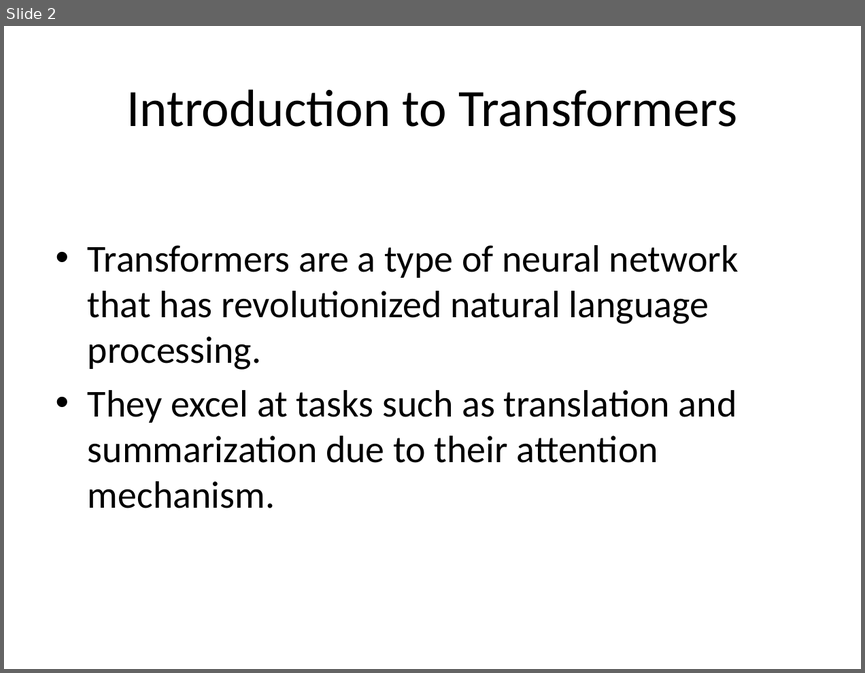
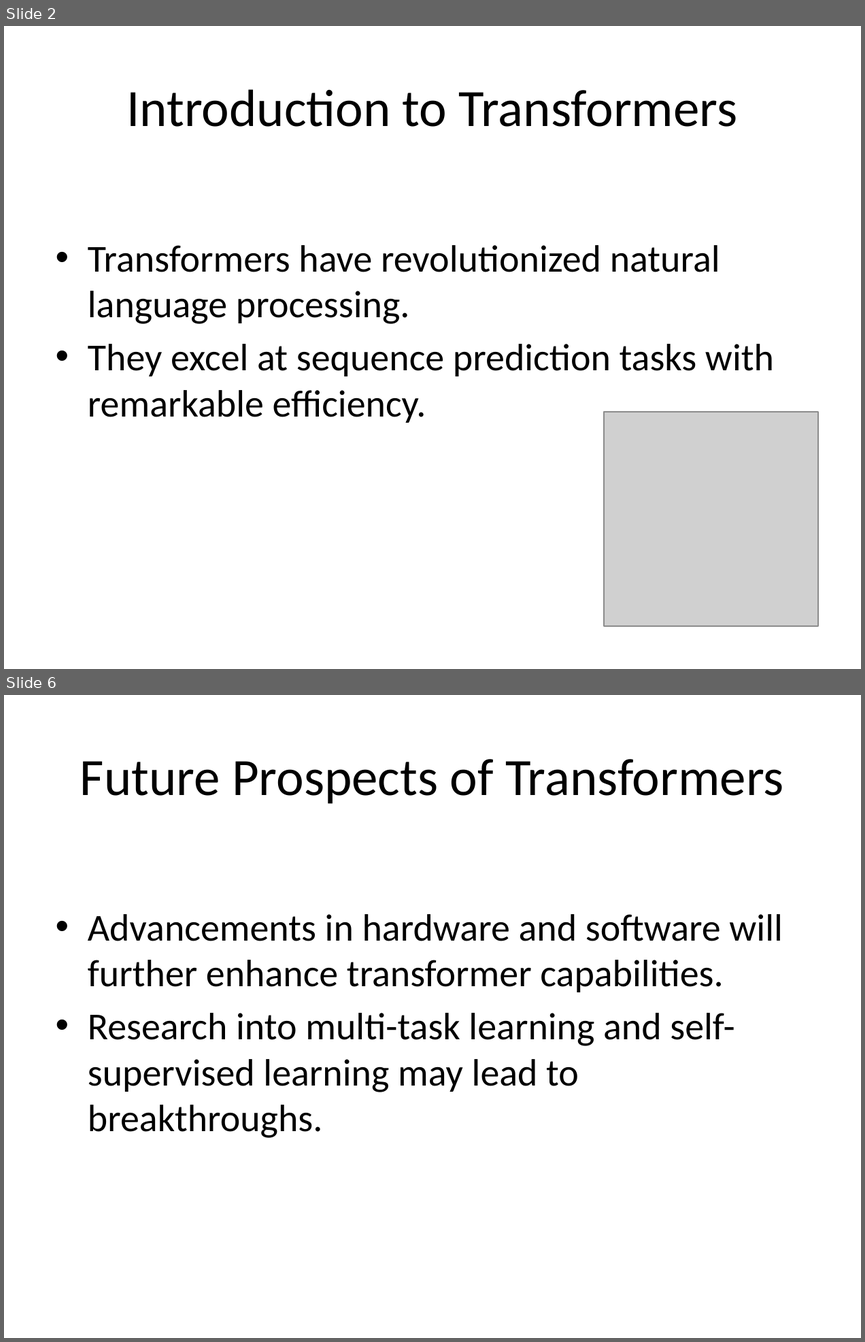
Before and after one commit to Kietnehi/AI-AGENT, a slide deck: backend/slides/presentation_generate_slide_for_explain_arc.pptx. Shown one above the other, each under a label of ours: slide 2 before the commit, slides 2 and 6 after it; the slides between them are not shown. The pictures are 865x673 and 865x1342 pixels, drawn with LibreOffice and Linux fonts; fonts in the diff are those of the drawing; grey boxes stand for pictures. Boxes give left, top, right and bottom in pixels: in the first picture for what was removed or moved away, otherwise in the second. Text is boxed around its words. In the diff, an @@ line names an element or a change of style, - is before the commit and + after.

```diff
--- a/backend/slides/presentation_generate_slide_for_explain_arc.pptx
+++ b/backend/slides/presentation_generate_slide_for_explain_arc.pptx
@@ slide 6 added at (x1=4, y1=695, x2=861, y2=1338), background #FFFFFF @@
@@ title added at (x1=80, y1=759, x2=784, y2=804), 44 pt, text #000000 @@
+Future Prospects of Transformers
@@ text added at (x1=88, y1=914, x2=783, y2=1138), 32 pt, text #000000 @@
+• Advancements in hardware and software will further enhance transformer capabilities.
+• Research into multi-task learning and self-supervised learning may lead to breakthroughs.
@@ slide 2 changed as well @@
@@ text at (x1=88, y1=245, x2=774, y2=422): text changed @@
-• Transformers are a type of neural network that has revolutionized natural language processing.
-• They excel at tasks such as translation and summarization due to their attention mechanism.
+• Transformers have revolutionized natural language processing.
+• They excel at sequence prediction tasks with remarkable efficiency.
@@ picture added at (x1=604, y1=412, x2=818, y2=626) @@
```
Also in this commit, not shown: 2 other slides changed, 2 other slides added, 3 slides removed, 3 other files.
